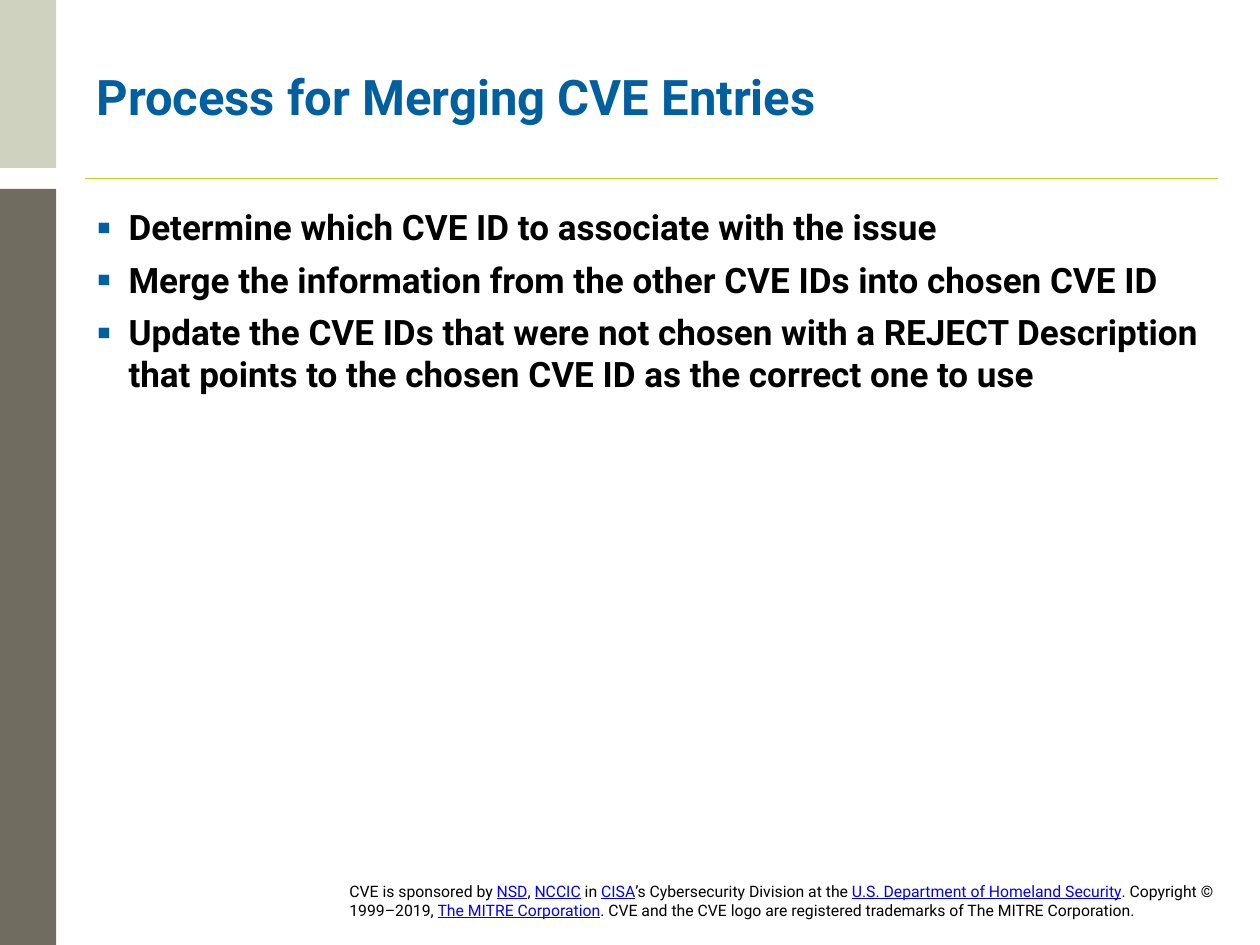
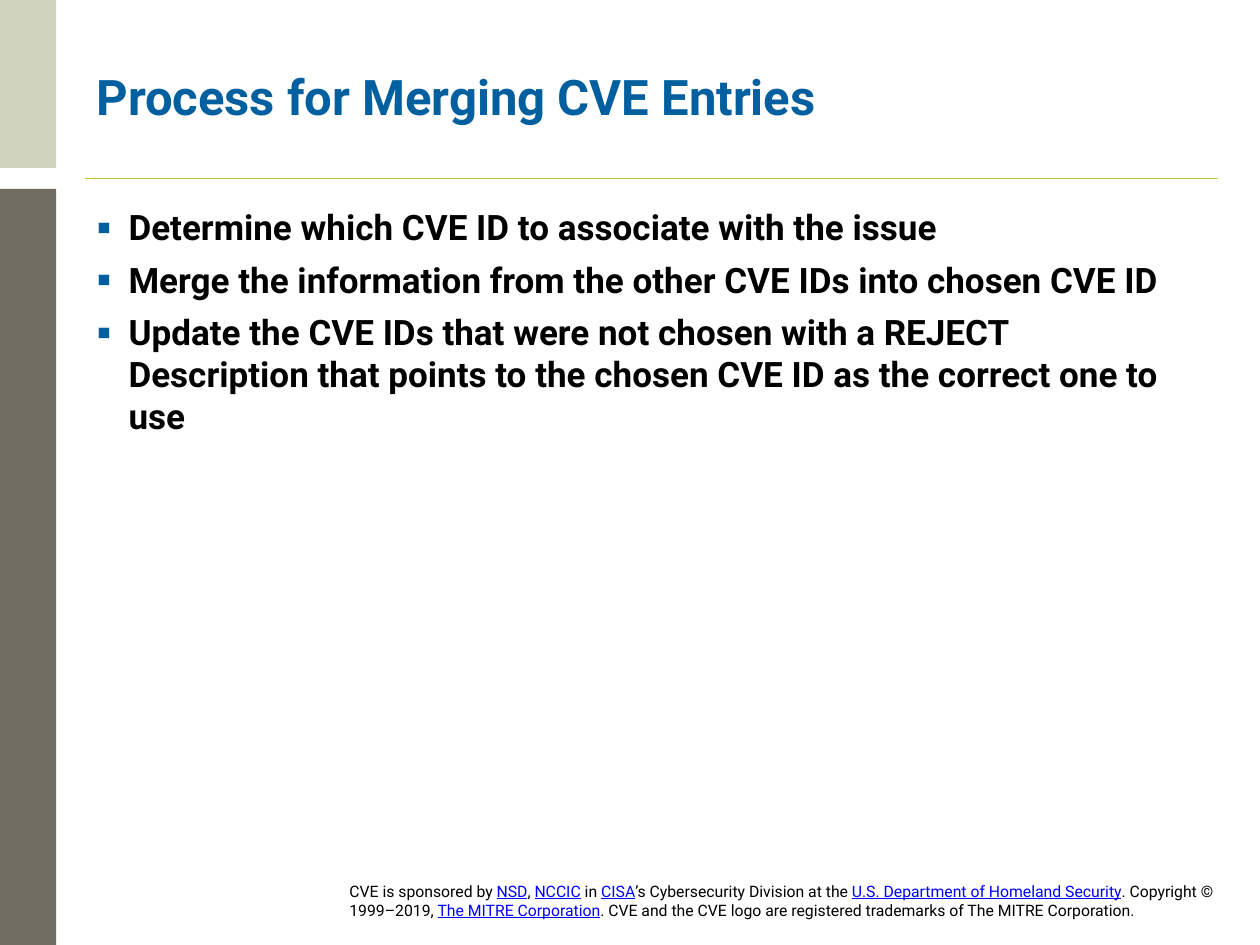
Before and after one commit to CVEProject/cveproject.github.io, a slide deck: slide 44 of docs/cna/CNA_Processes.pptx. Drawn at 1260x945 pixels with LibreOffice and Linux fonts; fonts in the diff are those of the drawing; background and template pictures are left out. Boxes give left, top, right and bottom in pixels: in the first picture for what was removed or moved away, otherwise in the second. Text is boxed around its words. In the diff, an @@ line names an element or a change of style, - is before the commit and + after.

```diff
--- a/docs/cna/CNA_Processes.pptx
+++ b/docs/cna/CNA_Processes.pptx
@@ text "Determine which CVE ID to ..." rewrapped from [129,213,1197,394] to [129,213,1157,430] @@
```
Also in this commit, not shown: 14 other slides changed.
